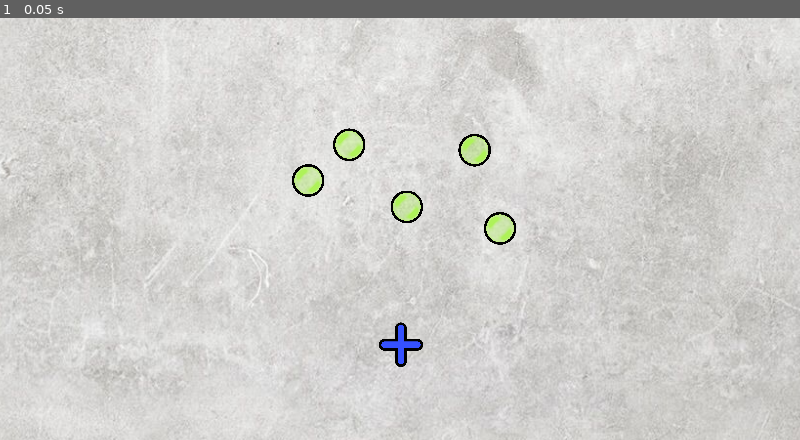
Above: before the commit, frame 1.
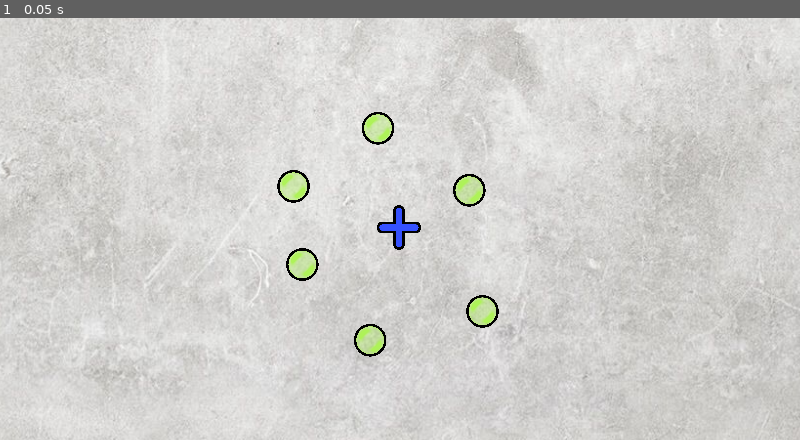
Above: after the commit, the same moment.

Repository: pablo4licante/gamejam-25
Game: Godot game, scene res://escenas/niveles/dispara_1.tscn
Two runs of this game, one before a commit and one after it. Both use one fixed random seed, a clock stepped at 60 frames per second and the inputs below. This scene is started directly instead of the project's main scene.
Inputs:
- Up to frame 1 (0.05 s): no input

The runs differ from the first frame. In frame 1, 3.0% of the frame differs, in the area x 34-65%, y 22-83%.

Commit message:
Mejor nivel de disparo

Diff:
--- a/escenas/niveles/dispara_1.tscn
+++ b/escenas/niveles/dispara_1.tscn
@@ -10,31 +10,34 @@
 script = ExtResource("1_ro2gb")
 
 [node name="Sprite2D" type="Sprite2D" parent="."]
-position = Vector2(433, -10)
+position = Vector2(500, 103)
 scale = Vector2(2, 2)
 texture = ExtResource("5_h3b8k")
 
 [node name="Bridge" parent="." instance=ExtResource("2_og4dl")]
 
 [node name="Cursor_dispara" parent="." instance=ExtResource("2_yigsh")]
-position = Vector2(250, 469)
+position = Vector2(313, 342)
 
 [node name="Burbujas" type="Node2D" parent="."]
 
 [node name="ObjetivoBurbuja" parent="Burbujas" instance=ExtResource("1_g6lxu")]
-position = Vector2(60, 133)
+position = Vector2(97, 258)
 
 [node name="ObjetivoBurbuja2" parent="Burbujas" instance=ExtResource("1_g6lxu")]
-position = Vector2(144, 60)
+position = Vector2(115, 418)
+
+[node name="ObjetivoBurbuja6" parent="Burbujas" instance=ExtResource("1_g6lxu")]
+position = Vector2(254, 573)
 
 [node name="ObjetivoBurbuja3" parent="Burbujas" instance=ExtResource("1_g6lxu")]
-position = Vector2(262, 187)
+position = Vector2(270, 139)
 
 [node name="ObjetivoBurbuja4" parent="Burbujas" instance=ExtResource("1_g6lxu")]
-position = Vector2(453, 231)
+position = Vector2(457, 266)
 
 [node name="ObjetivoBurbuja5" parent="Burbujas" instance=ExtResource("1_g6lxu")]
-position = Vector2(401, 71)
+position = Vector2(484, 514)
 
 [node name="Label" type="Label" parent="."]
 offset_left = 112.0
@@ -44,5 +47,5 @@
 theme_override_font_sizes/font_size = 64
 
 [node name="Camera2D" type="Camera2D" parent="."]
-position = Vector2(248, 232)
+position = Vector2(315, 345)
 zoom = Vector2(1.25, 1.25)
